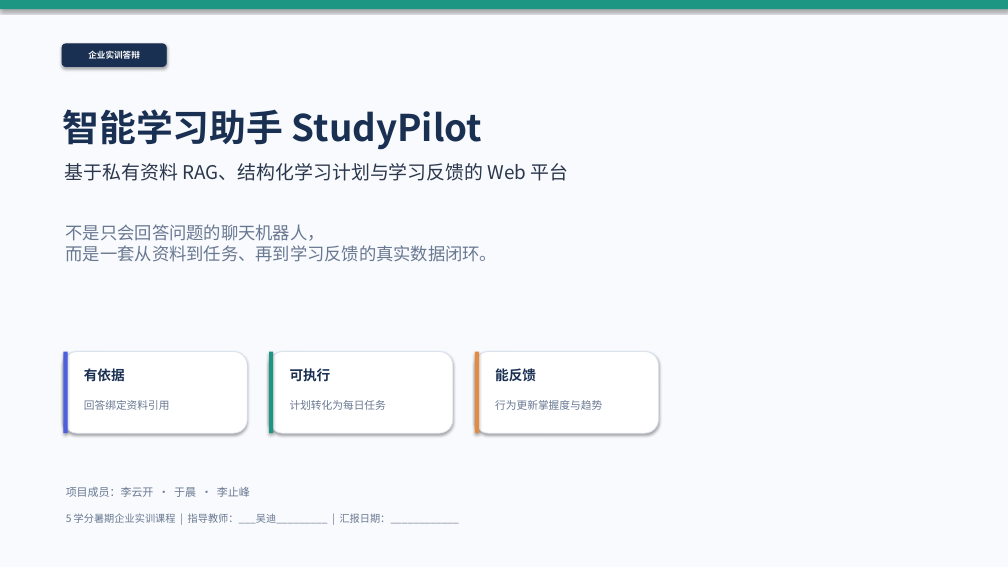
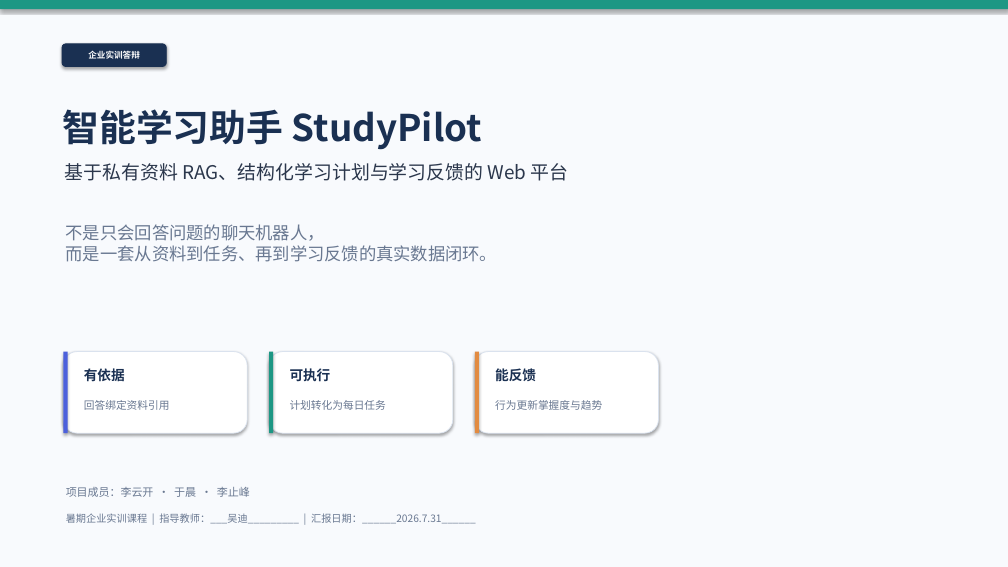
Before and after one commit to C-Yhen/Summer_practice_studying_assistant, a slide deck: slide 1 of 智能学习助手_企业实训课程答辩汇报_最终版.pptx. Drawn at 1008x567 pixels with LibreOffice and Linux fonts; fonts in the diff are those of the drawing. Boxes give left, top, right and bottom in pixels: in the first picture for what was removed or moved away, otherwise in the second. Text is boxed around its words. In the diff, an @@ line names an element or a change of style, - is before the commit and + after.

```diff
--- a/智能学习助手_企业实训课程答辩汇报_最终版.pptx
+++ b/智能学习助手_企业实训课程答辩汇报_最终版.pptx
@@ text at [66,513,476,524]: text changed @@
-5 学分暑期企业实训课程 | 指导教师：___吴迪_________ | 汇报日期：____________
+暑期企业实训课程 | 指导教师：___吴迪_________ | 汇报日期：______2026.7.31______
```
Also in this commit, not shown: 3 other slides changed, 1 other file.
